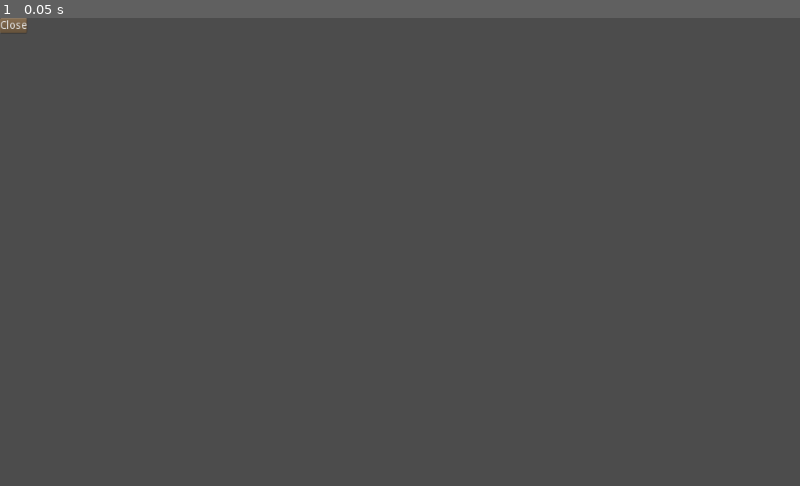
Above: before the commit, frame 1.
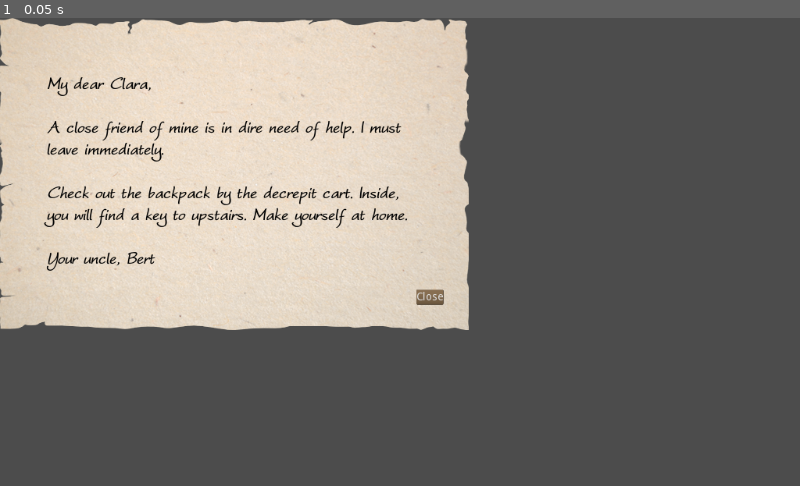
Above: after the commit, the same moment.

Repository: zcamer12/Clara-s-Adventure-2-Tutorial
Game: Godot game, scene res://UI.tscn
The game is run twice, just before and just after one commit, with the same random seed, the same clock (stepped at 60 frames per second) and the same inputs. The project has no main scene, so this scene is started directly.
Inputs:
- Up to frame 1 (0.05 s): no input

The runs differ from the first frame. In frame 1, 38% of the frame differs, in the area x 0-59%, y 0-67%.

Commit message:
Updated the UI to have unnecessary components and fixed the close button

Diff:
--- /dev/null
+++ b/ButtonClose.gd
@@ -0,0 +1,19 @@
+extends Button
+
+
+# Declare member variables here. Examples:
+# var a = 2
+# var b = "text"
+
+
+# Called when the node enters the scene tree for the first time.
+func _ready():
+	connect("pressed", self, "on_pressed")
+
+func on_pressed():
+	get_parent().visible = false
+
+
+# Called every frame. 'delta' is the elapsed time since the previous frame.
+#func _process(delta):
+#	pass
--- /dev/null
+++ b/Themes/dark.tres
@@ -0,0 +1,57 @@
+[gd_resource type="Theme" load_steps=12 format=2]
+
+[ext_resource path="res://UI/dark-ui-checkbox-on.png" type="Texture" id=1]
+[ext_resource path="res://UI/dark-ui-checkbox-off.png" type="Texture" id=2]
+[ext_resource path="res://UI/dark-ui-radio-off.png" type="Texture" id=3]
+[ext_resource path="res://UI/dark-ui-vslider-grabber.png" type="Texture" id=4]
+[ext_resource path="res://UI/dark-ui-vslider-slider.png" type="Texture" id=5]
+[ext_resource path="res://UI/dark-ui-vslider-grabber-area.png" type="Texture" id=6]
+[ext_resource path="res://UI/dark-ui-checkbutton-off.png" type="Texture" id=7]
+[ext_resource path="res://UI/dark-ui-radio-on.png" type="Texture" id=8]
+[ext_resource path="res://UI/dark-ui-checkbutton-on.png" type="Texture" id=9]
+
+[sub_resource type="StyleBoxTexture" id=1]
+texture = ExtResource( 6 )
+region_rect = Rect2( 0, 0, 11, 22 )
+margin_bottom = 6.0
+
+[sub_resource type="StyleBoxTexture" id=2]
+texture = ExtResource( 5 )
+region_rect = Rect2( 0, 0, 13, 42 )
+margin_bottom = 6.0
+expand_margin_left = 1.0
+expand_margin_right = 1.0
+expand_margin_top = 1.0
+expand_margin_bottom = 1.0
+
+[resource]
+CheckBox/colors/font_color = Color( 0.88, 0.88, 0.88, 1 )
+CheckBox/colors/font_color_disabled = Color( 0.9, 0.9, 0.9, 0.2 )
+CheckBox/colors/font_color_focus = Color( 0.94, 0.94, 0.94, 1 )
+CheckBox/colors/font_color_hover = Color( 0.94, 0.94, 0.94, 1 )
+CheckBox/colors/font_color_hover_pressed = Color( 1, 1, 1, 1 )
+CheckBox/colors/font_color_pressed = Color( 1, 1, 1, 1 )
+CheckBox/constants/check_vadjust = 0
+CheckBox/constants/hseparation = 4
+CheckBox/fonts/font = null
+CheckBox/icons/checked = ExtResource( 1 )
+CheckBox/icons/checked_disabled = null
+CheckBox/icons/radio_checked = ExtResource( 8 )
+CheckBox/icons/radio_checked_disabled = null
+CheckBox/icons/radio_unchecked = ExtResource( 3 )
+CheckBox/icons/radio_unchecked_disabled = null
+CheckBox/icons/unchecked = ExtResource( 2 )
+CheckBox/icons/unchecked_disabled = null
+CheckBox/styles/disabled = null
+CheckBox/styles/focus = null
+CheckBox/styles/hover = null
+CheckBox/styles/hover_pressed = null
+CheckBox/styles/normal = null
+CheckBox/styles/pressed = null
+CheckButton/icons/off = ExtResource( 7 )
+CheckButton/icons/on = ExtResource( 9 )
+VSlider/icons/grabber = ExtResource( 4 )
+VSlider/icons/grabber_highlight = ExtResource( 4 )
+VSlider/styles/grabber_area = SubResource( 1 )
+VSlider/styles/grabber_area_highlight = SubResource( 1 )
+VSlider/styles/slider = SubResource( 2 )
--- a/UI.tscn
+++ b/UI.tscn
@@ -1,11 +1,24 @@
-[gd_scene load_steps=9 format=2]
+[gd_scene load_steps=10 format=2]
 
-[ext_resource path="res://UI/button_normal.png" type="Texture" id=1]
-[ext_resource path="res://UI/button_disabled.png" type="Texture" id=2]
-[ext_resource path="res://UI/button_pressed.png" type="Texture" id=3]
 [ext_resource path="res://UI/button_hover.png" type="Texture" id=4]
+[ext_resource path="res://UI/Kefario.otf" type="DynamicFontData" id=5]
+[ext_resource path="res://UI/notification.png" type="Texture" id=6]
+[ext_resource path="res://ButtonClose.gd" type="Script" id=7]
+[ext_resource path="res://Themes/dark.tres" type="Theme" id=8]
+
+[sub_resource type="StyleBoxTexture" id=5]
+texture = ExtResource( 6 )
+region_rect = Rect2( 0, 0, 600, 400 )
+
+[sub_resource type="DynamicFont" id=6]
+size = 28
+font_data = ExtResource( 5 )
 
 [sub_resource type="StyleBoxTexture" id=1]
+content_margin_left = 0.0
+content_margin_right = 0.0
+content_margin_top = 0.0
+content_margin_bottom = 0.0
 texture = ExtResource( 4 )
 region_rect = Rect2( 0, 0, 91, 33 )
 margin_left = 8.0
@@ -13,33 +26,105 @@
 margin_top = 8.0
 margin_bottom = 8.0
 
-[sub_resource type="StyleBoxTexture" id=2]
-texture = ExtResource( 3 )
-region_rect = Rect2( 0, 0, 91, 33 )
-margin_left = 8.0
-margin_right = 8.0
-margin_top = 8.0
-margin_bottom = 8.0
-
-[sub_resource type="StyleBoxTexture" id=3]
-texture = ExtResource( 2 )
-region_rect = Rect2( 0, 0, 91, 33 )
-margin_left = 8.0
-margin_right = 8.0
-margin_top = 8.0
-margin_bottom = 8.0
-
-[sub_resource type="StyleBoxTexture" id=4]
-texture = ExtResource( 1 )
-region_rect = Rect2( 0, 0, 91, 33 )
+[sub_resource type="ButtonGroup" id=7]
 
 [node name="UI" type="CanvasLayer"]
 
-[node name="Close" type="Button" parent="."]
-margin_right = 12.0
-margin_bottom = 20.0
+[node name="Panel" type="Panel" parent="."]
+margin_right = 40.0
+margin_bottom = 40.0
+rect_min_size = Vector2( 600, 400 )
+custom_styles/panel = SubResource( 5 )
+
+[node name="MarginContainer" type="MarginContainer" parent="Panel"]
+anchor_right = 1.0
+anchor_bottom = 1.0
+custom_constants/margin_right = 60
+custom_constants/margin_left = 60
+
+[node name="Label" type="Label" parent="Panel/MarginContainer"]
+margin_left = 60.0
+margin_top = 75.0
+margin_right = 540.0
+margin_bottom = 324.0
+custom_colors/font_color = Color( 0, 0, 0, 1 )
+custom_fonts/font = SubResource( 6 )
+text = "My dear Clara,
+
+A close friend of mine is in dire need of help. I must leave immediately.
+
+Check out the backpack by the decrepit cart. Inside, you will find a key to upstairs. Make yourself at home.
+
+Your uncle, Bert"
+autowrap = true
+
+[node name="Close" type="Button" parent="Panel"]
+anchor_left = 1.0
+anchor_top = 1.0
+anchor_right = 1.0
+anchor_bottom = 1.0
+margin_left = -67.0
+margin_top = -52.0
+margin_right = -32.0
+margin_bottom = -32.0
 custom_styles/hover = SubResource( 1 )
-custom_styles/pressed = SubResource( 2 )
-custom_styles/disabled = SubResource( 3 )
-custom_styles/normal = SubResource( 4 )
+custom_styles/pressed = SubResource( 1 )
+custom_styles/disabled = SubResource( 1 )
+custom_styles/normal = SubResource( 1 )
 text = "Close"
+script = ExtResource( 7 )
+
+[node name="HBoxContainer" type="HBoxContainer" parent="."]
+visible = false
+margin_right = 40.0
+margin_bottom = 40.0
+theme = ExtResource( 8 )
+
+[node name="VBoxContainer" type="VBoxContainer" parent="HBoxContainer"]
+margin_right = 142.0
+margin_bottom = 60.0
+
+[node name="Multiple Choice 1" type="CheckBox" parent="HBoxContainer/VBoxContainer"]
+margin_right = 142.0
+margin_bottom = 28.0
+group = SubResource( 7 )
+text = "Multiple Choice 1"
+
+[node name="Multiple Choice 2" type="CheckBox" parent="HBoxContainer/VBoxContainer"]
+margin_top = 32.0
+margin_right = 142.0
+margin_bottom = 60.0
+group = SubResource( 7 )
+text = "Multiple Choice 2"
+
+[node name="VSeparator" type="VSeparator" parent="HBoxContainer"]
+margin_left = 146.0
+margin_right = 150.0
+margin_bottom = 60.0
+
+[node name="VBoxContainer2" type="VBoxContainer" parent="HBoxContainer"]
+margin_left = 154.0
+margin_right = 281.0
+margin_bottom = 60.0
+
+[node name="Single Choice 1" type="CheckBox" parent="HBoxContainer/VBoxContainer2"]
+margin_right = 127.0
+margin_bottom = 28.0
+text = "Single Choice 1"
+
+[node name="Single Choice 2" type="CheckBox" parent="HBoxContainer/VBoxContainer2"]
+margin_top = 32.0
+margin_right = 127.0
+margin_bottom = 60.0
+text = "Single Choice 2"
+
+[node name="VSeparator2" type="VSeparator" parent="HBoxContainer"]
+margin_left = 285.0
+margin_right = 289.0
+margin_bottom = 60.0
+
+[node name="VSlider" type="VSlider" parent="HBoxContainer"]
+margin_left = 293.0
+margin_right = 316.0
+margin_bottom = 60.0
+max_value = 75.0
Binary file added: UI/Kefario.otf
